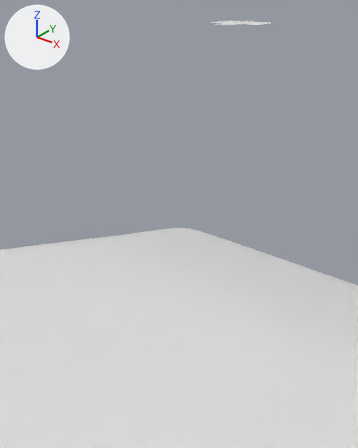
One commit to the Blender file DescentRemake/Assets/Graphics/Models/cockpit.blend: the scene before it, then after it.
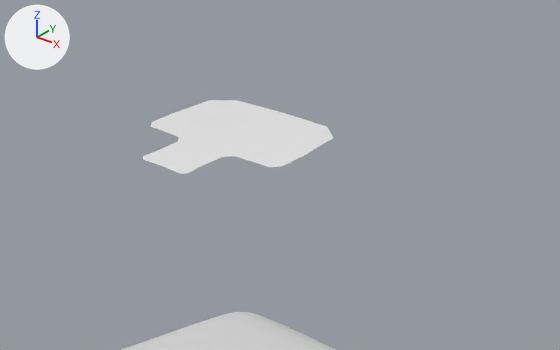
Each version appears first from a 50 mm camera at (0.0885, -0.1419, 0.3429) aimed at (0.0024, -0.0343, 0.2762), and next in a close-up from a 50 mm camera at (0.0494, -0.0555, 0.3629) aimed at (0.005, 0.0001, 0.3284). The lights are fixed; the arrows at upper left show +X, +Y and +Z.

Names of what the first close-up shows: 'frameShape', 'window'.
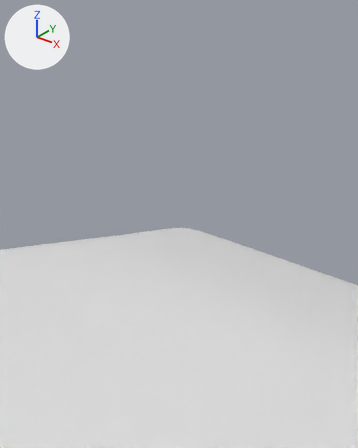
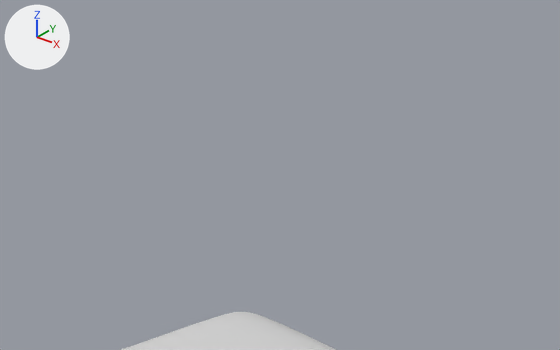
Where the change shows, as pixel boxes [x1, y1, x2, y2] in the close-ups (560 x 350 px):
'frameShape', hidden
    before: [142, 100, 333, 174]

What changed in the scene script:
```text
Change ob_frameshape:
    add ob_frameshape.hide_viewport = True
```
